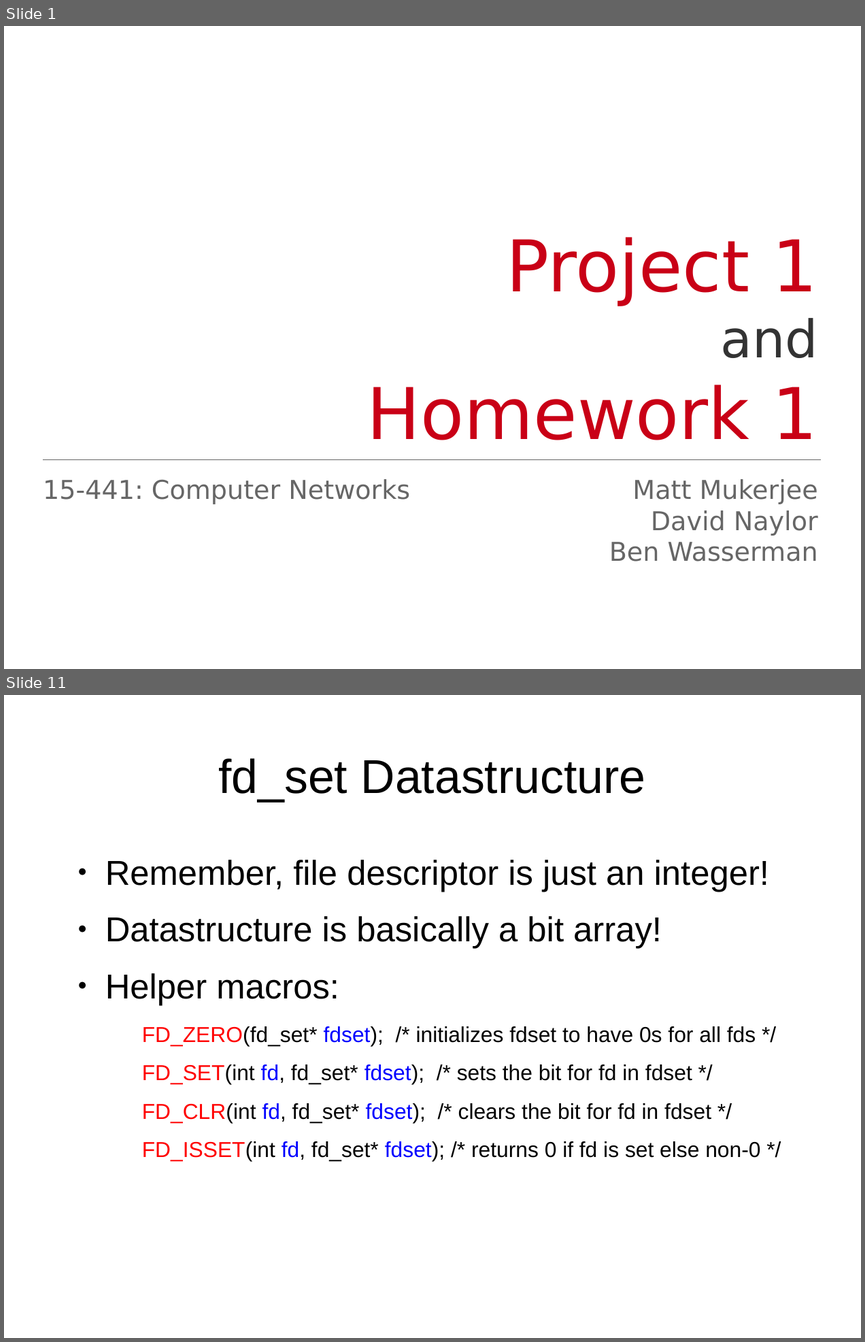
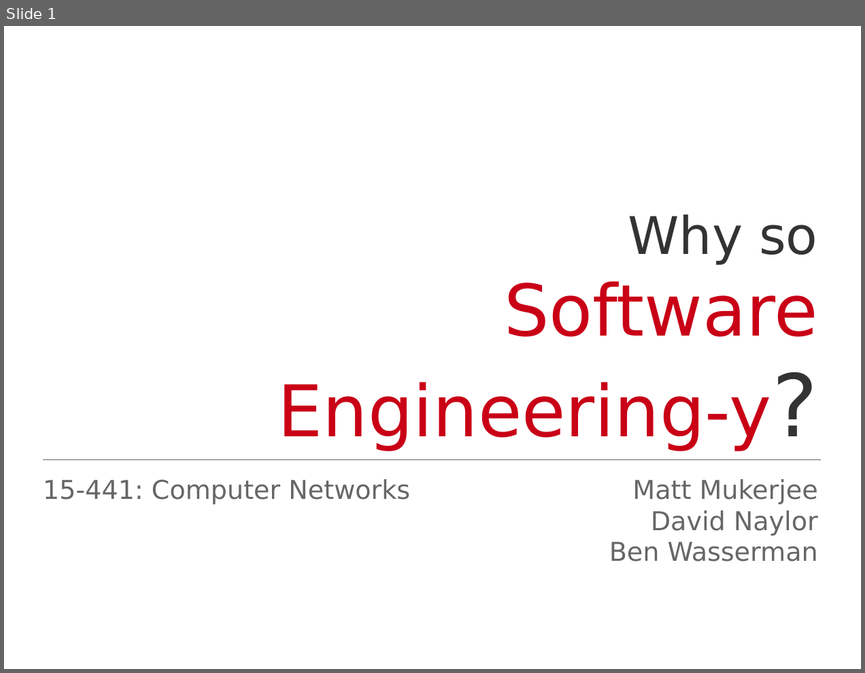
Before and after one commit to Jarvishappy/15-441-Recitation-Sessions, a slide deck: recitation3/src/recitation3.odp. Shown one above the other, each under a label of ours: slides 1 and 11 before the commit, slide 1 after it; the slides between them are not shown. The pictures are 865x1342 and 865x673 pixels, drawn with LibreOffice and Linux fonts; fonts in the diff are those of the drawing. Boxes give left, top, right and bottom in pixels: in the first picture for what was removed or moved away, otherwise in the second. Text is boxed around its words. In the diff, an @@ line names an element or a change of style, - is before the commit and + after.

```diff
--- a/recitation3/src/recitation3.odp
+++ b/recitation3/src/recitation3.odp
@@ slide 11 removed at (x1=4, y1=695, x2=861, y2=1338), background #FFFFFF @@
@@ title removed at (x1=218, y1=758, x2=646, y2=802) @@
-fd_set Datastructure
@@ text removed at (x1=105, y1=860, x2=769, y2=1160) @@
-● Remember, file descriptor is just an integer!
-● Datastructure is basically a bit array!
-● Helper macros:
-  FD_ZERO(fd_set* fdset); /* initializes fdset to have 0s for all fds */
-  FD_SET(int fd, fd_set* fdset); /* sets the bit for fd in fdset */
-  FD_CLR(int fd, fd_set* fdset); /* clears the bit for fd in fdset */
-  FD_ISSET(int fd, fd_set* fdset); /* returns 0 if fd is set else non-0 */
@@ slide 1 changed as well @@
@@ subtitle at (x1=278, y1=214, x2=817, y2=450): text changed @@
-Project 1
-and
-Homework 1
+Why so
+Software Engineering-y?
```
Also in this commit, not shown: 38 slides added, 27 other slides removed, 11 other files.
